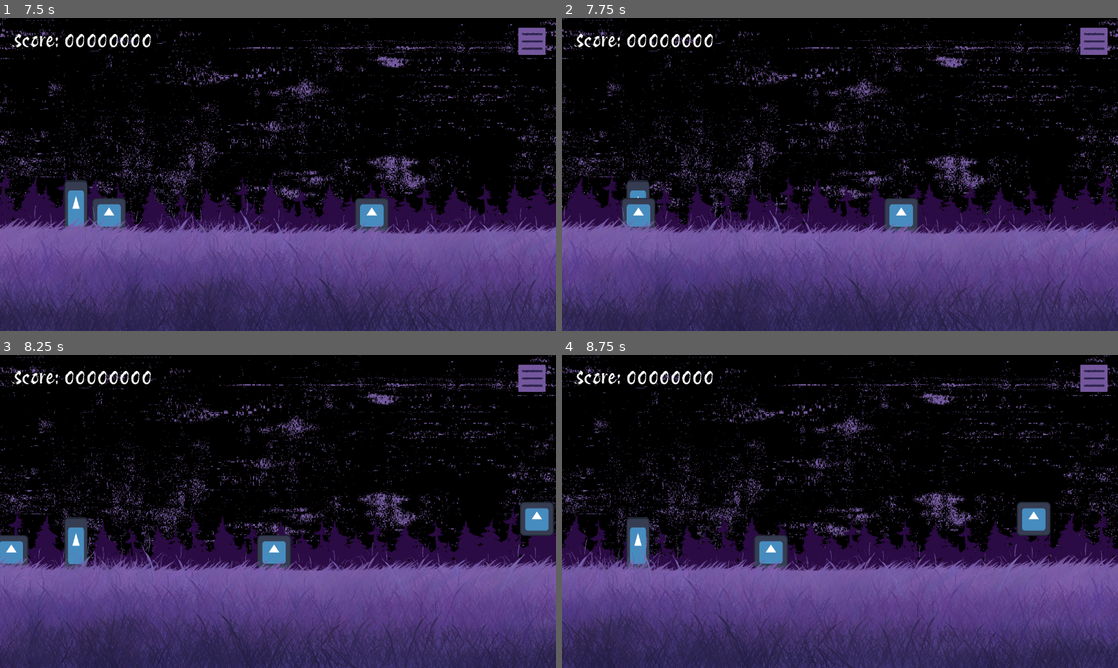
Above: before the commit, frames 1-4 (two rows, left to right).
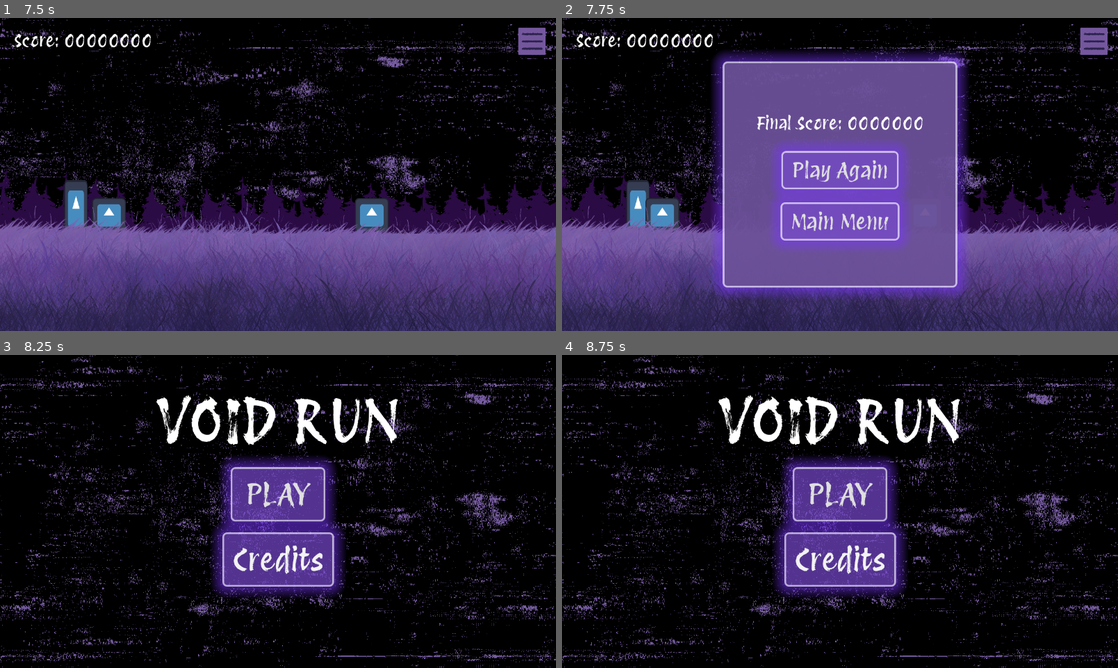
Above: after the commit, the same moments.

Repository: KeyraWebb/mobile-game-small-2025
Game: Godot game, scene res://Scenes/main_menu.tscn
Same seed, same stepped clock (60 frames per second), same inputs: the game is played once before the commit and once after it. The engine's default icon, where the game draws it, is replaced by a stand-in: a white triangle on a blue panel in a dark square.
Inputs (mouse positions are in pixels of both pictures, inside the frame that each line leads up to):
- Up to frame 1 (7.5 s): click "PLAY" at 0.5 s; move the mouse to (400, 158) at 1.27 s; press the mouse at (400, 158) at 1.28 s; move the mouse to (166, 190) at 2.02 s; release the mouse at (166, 190) at 2.03 s; click (166, 190) at 2.1 s; move the mouse to (333, 105) at 2.77 s; press the mouse at (333, 105) at 2.78 s; move the mouse to (250, 237) at 3.52 s; release the mouse at (250, 237) at 3.53 s; click (250, 237) at 3.6 s; move the mouse to (444, 221) at 4.27 s; press the mouse at (444, 221) at 4.28 s; move the mouse to (111, 127) at 5.02 s; release the mouse at (111, 127) at 5.03 s; click (111, 127) at 5.1 s; move the mouse to (305, 174) at 5.77 s; press the mouse at (305, 174) at 5.78 s; move the mouse to (194, 96) at 6.52 s; release the mouse at (194, 96) at 6.53 s; click (194, 96) at 6.6 s; move the mouse to (400, 158) at 7.27 s; press the mouse at (400, 158) at 7.28 s
- Up to frame 2 (7.75 s): no input
- Up to frame 3 (8.25 s): release the mouse at (400, 495) at 8 s; click (278, 558) at 8 s, where only the run after the commit has a clickable "Main Menu"
- Up to frame 4 (8.75 s): no input

Frame 1 is identical in both runs. In frame 2, 40% of the frame differs, in the area x 0-100%, y 0-100%; in frame 3, 58%; in frame 4, 58%.

Commit message:
feat(game): obstacles now hit player and cause a game over

Diff:
--- a/infinite-runner/Scenes/Objects/Obstacles/test_obstacle.tscn
+++ b/infinite-runner/Scenes/Objects/Obstacles/test_obstacle.tscn
@@ -1,12 +1,14 @@
-[gd_scene load_steps=3 format=3 uid="uid://bjq4elub54aic"]
+[gd_scene load_steps=4 format=3 uid="uid://bjq4elub54aic"]
 
 [ext_resource type="Texture2D" uid="uid://di76lu3eh2sl1" path="res://icon.svg" id="1_0is8x"]
+[ext_resource type="Script" uid="uid://dfu30q5m215xq" path="res://Scripts/obstacle.gd" id="1_puvap"]
 
 [sub_resource type="RectangleShape2D" id="RectangleShape2D_a0jp3"]
 size = Vector2(73, 76)
 
 [node name="Test Obstacle" type="Area2D"]
 collision_layer = 2
+script = ExtResource("1_puvap")
 
 [node name="Sprite2D" type="Sprite2D" parent="."]
 scale = Vector2(0.61, 0.61)
@@ -15,3 +17,5 @@
 [node name="CollisionShape2D" type="CollisionShape2D" parent="."]
 position = Vector2(-0.5, 1)
 shape = SubResource("RectangleShape2D_a0jp3")
+
+[connection signal="body_entered" from="." to="." method="_on_body_entered"]
--- a/infinite-runner/Scenes/game.tscn
+++ b/infinite-runner/Scenes/game.tscn
@@ -1,17 +1,18 @@
-[gd_scene load_steps=16 format=3 uid="uid://b6p0ch7meljjh"]
+[gd_scene load_steps=17 format=3 uid="uid://b6p0ch7meljjh"]
 
 [ext_resource type="Texture2D" uid="uid://ds4wisurrs1ul" path="res://Assets/Images/Glitchvoid BG.png" id="1_6t2ij"]
 [ext_resource type="PackedScene" uid="uid://bsdpfv0ogayj8" path="res://Scenes/Objects/player.tscn" id="1_qt0gu"]
 [ext_resource type="Texture2D" uid="uid://ewaavyv5v1nx" path="res://Assets/Images/Tree midground.png" id="2_14ffb"]
 [ext_resource type="Texture2D" uid="uid://cv0sk34i3ld3d" path="res://Assets/Images/VoidGrass.png" id="3_6yeml"]
-[ext_resource type="Script" path="res://Scripts/obstacle_spawner.gd" id="5_gvbm6"]
+[ext_resource type="Script" uid="uid://b3v78s50qmsuh" path="res://Scripts/obstacle_spawner.gd" id="5_gvbm6"]
 [ext_resource type="Texture2D" uid="uid://w84giaaydbxi" path="res://Assets/Images/Menu button.png" id="5_o4kq2"]
-[ext_resource type="Script" path="res://Scripts/spawn_point.gd" id="6_g842l"]
+[ext_resource type="Script" uid="uid://c3w5fi0km4nuv" path="res://Scripts/spawn_point.gd" id="6_g842l"]
 [ext_resource type="PackedScene" uid="uid://bjq4elub54aic" path="res://Scenes/Objects/Obstacles/test_obstacle.tscn" id="6_kcgt3"]
 [ext_resource type="Texture2D" uid="uid://cj5p5jkfx4q42" path="res://Assets/Images/Menu button pressed.png" id="6_o46jq"]
 [ext_resource type="PackedScene" uid="uid://dskyo4s7mytui" path="res://Scenes/pause_menu.tscn" id="6_wynk3"]
 [ext_resource type="Theme" uid="uid://c0j6fiiejc40k" path="res://Assets/Themes/MenuTheme.tres" id="8_aylbi"]
-[ext_resource type="Script" path="res://Scripts/obstacles_movement.gd" id="9_x4fcm"]
+[ext_resource type="PackedScene" uid="uid://bgsbbv547qjkm" path="res://Scenes/game_over.tscn" id="8_rfjv2"]
+[ext_resource type="Script" uid="uid://dqhohauqhayev" path="res://Scripts/obstacles_movement.gd" id="9_x4fcm"]
 
 [sub_resource type="WorldBoundaryShape2D" id="WorldBoundaryShape2D_eoas8"]
 
@@ -76,6 +77,9 @@
 [node name="PauseMenu" parent="CanvasLayer" instance=ExtResource("6_wynk3")]
 visible = false
 
+[node name="Game Over" parent="CanvasLayer" instance=ExtResource("8_rfjv2")]
+visible = false
+
 [node name="Label" type="Label" parent="CanvasLayer"]
 offset_left = 30.0
 offset_top = 27.0
--- /dev/null
+++ b/infinite-runner/Scenes/game_over.tscn
@@ -0,0 +1,54 @@
+[gd_scene load_steps=3 format=3 uid="uid://bgsbbv547qjkm"]
+
+[ext_resource type="Theme" uid="uid://c0j6fiiejc40k" path="res://Assets/Themes/MenuTheme.tres" id="1_8fo1c"]
+[ext_resource type="Script" uid="uid://b6s03uyoyyjb0" path="res://Scripts/game_over.gd" id="2_8fo1c"]
+
+[node name="Game Over" type="PanelContainer"]
+process_mode = 3
+custom_minimum_size = Vector2(500, 500)
+anchors_preset = 8
+anchor_left = 0.5
+anchor_top = 0.5
+anchor_right = 0.5
+anchor_bottom = 0.5
+offset_left = -20.0
+offset_top = -20.0
+offset_right = 20.0
+offset_bottom = 20.0
+grow_horizontal = 2
+grow_vertical = 2
+theme = ExtResource("1_8fo1c")
+script = ExtResource("2_8fo1c")
+
+[node name="VBoxContainer" type="VBoxContainer" parent="."]
+layout_mode = 2
+theme_override_constants/separation = 50
+alignment = 1
+
+[node name="Final Score" type="RichTextLabel" parent="VBoxContainer"]
+layout_mode = 2
+theme_override_font_sizes/bold_italics_font_size = 40
+theme_override_font_sizes/italics_font_size = 40
+theme_override_font_sizes/mono_font_size = 40
+theme_override_font_sizes/normal_font_size = 40
+theme_override_font_sizes/bold_font_size = 40
+text = "Final Score: 0000000"
+fit_content = true
+horizontal_alignment = 1
+
+[node name="Play Again" type="Button" parent="VBoxContainer"]
+layout_mode = 2
+size_flags_horizontal = 4
+size_flags_vertical = 4
+theme_override_font_sizes/font_size = 50
+text = "Play Again"
+
+[node name="Main Menu" type="Button" parent="VBoxContainer"]
+layout_mode = 2
+size_flags_horizontal = 4
+size_flags_vertical = 4
+theme_override_font_sizes/font_size = 50
+text = "Main Menu"
+
+[connection signal="pressed" from="VBoxContainer/Play Again" to="." method="_on_play_again_pressed"]
+[connection signal="pressed" from="VBoxContainer/Main Menu" to="." method="_on_main_menu_pressed"]
--- /dev/null
+++ b/infinite-runner/Scripts/game_over.gd
@@ -0,0 +1,13 @@
+extends PanelContainer
+
+func gameOver():
+	get_tree().paused = true
+	self.visible = true
+
+func _on_play_again_pressed() -> void:
+	get_tree().paused = false
+	get_tree().change_scene_to_file("res://Scenes/game.tscn")
+
+func _on_main_menu_pressed() -> void:
+	get_tree().paused = false
+	get_tree().change_scene_to_file("res://Scenes/main_menu.tscn")
--- /dev/null
+++ b/infinite-runner/Scripts/obstacle.gd
@@ -0,0 +1,4 @@
+extends Area2D
+
+func _on_body_entered(body: Node2D) -> void:
+	body.Hit()
--- a/infinite-runner/Scripts/obstacle_spawner.gd
+++ b/infinite-runner/Scripts/obstacle_spawner.gd
@@ -16,5 +16,4 @@
 	spawnTimer.start(2)
 
 func _on_despawn_zone_area_entered(area: Area2D) -> void:
-	print("despawn")
 	area.queue_free()
--- a/infinite-runner/Scripts/player.gd
+++ b/infinite-runner/Scripts/player.gd
@@ -10,6 +10,7 @@
 @onready var camera = $Camera2D
 @onready var uprightSprite = $"Upright Sprite"
 @onready var slideSprite = $"Slide Sprite"
+@onready var gameOver = $"../CanvasLayer/Game Over"
 var sliding = false
 var currentSlide = 0
 
@@ -30,7 +31,6 @@
 			currentSlide = currentSlide - delta
 		else:
 			DisableSlide()
-
 
 	#infinite run
 	#TODO: make speed up over time for difficulty
@@ -64,3 +64,6 @@
 	jumpCollider.disabled = false
 	uprightSprite.visible = true
 	slideSprite.visible = false
+
+func Hit():
+	gameOver.gameOver()
Not shown: 1 places in infinite-runner/Scenes/credits.tscn that only renumber resources
Not shown: 1 places in infinite-runner/Scenes/pause_menu.tscn that only renumber resources
Not shown, added: infinite-runner/Scripts/game_over.gd.uid
Not shown, added: infinite-runner/Scripts/obstacle.gd.uid
